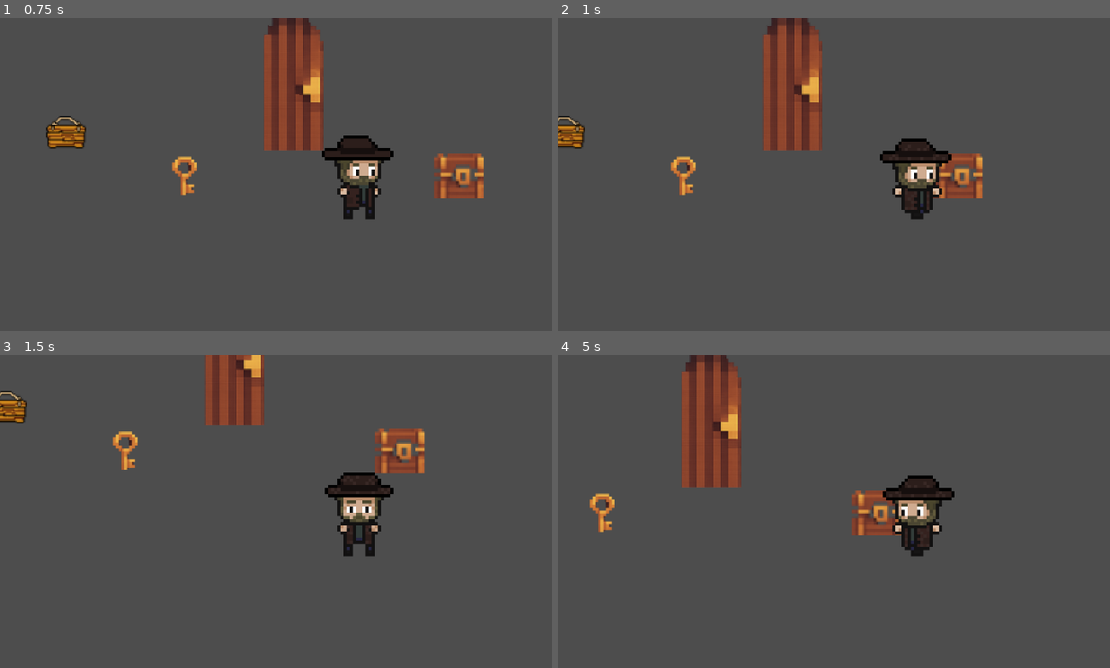
Above: before the commit, frames 1-4 (two rows, left to right).
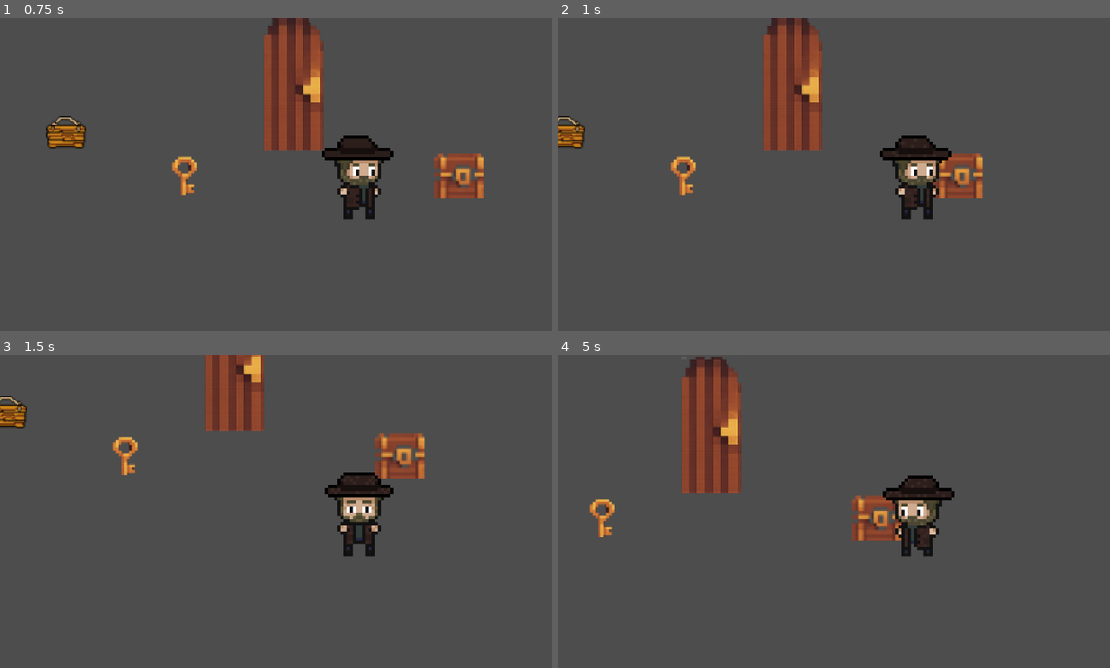
Above: after the commit, the same moments.

Repository: Flagos21/MinimalGames001
Game: Godot game, scene res://scenes/main.tscn
Two runs of this game, one before a commit and one after it. Both use one fixed random seed, a clock stepped at 60 frames per second and the inputs below.
Inputs:
- Up to frame 1 (0.75 s): hold D (move_right) from 0.53 s (still down); tap E (interact) at 0.6 s
- Up to frame 2 (1 s): keep holding D (move_right)
- Up to frame 3 (1.5 s): tap Enter at 1.25 s; release D (move_right) at 1.28 s; hold S (move_down) from 1.28 s (still down); tap E (interact) at 1.35 s
- Up to frame 4 (5 s): release S (move_down) at 2.03 s; hold D (move_right) 2.03-2.78 s; hold Shift (sprint) 2.03-2.78 s; tap E (interact) at 2.3, 2.85, 3.6, 4.55 s; hold W (move_up) 2.78-3.53 s; hold A (move_left) from 3.53 s (still down); tap Escape (ui_cancel) at 4.15 s; tap Shift (sprint) at 4.35 s

Frame 1 is identical in both runs. In frame 2, 1.1% of the frame differs, in the area x 58-72%, y 37-65%; in frame 3, 2.0%, in the area x 0-78%, y 0-40%; in frame 4, 2.0%.

Commit message:
fix: correcciones de player con colisiones e interacciones
Se corrige animaciones del player al realizar interacciones de dialogo y cuando colisiona

Diff:
--- a/scripts/player/player.gd
+++ b/scripts/player/player.gd
@@ -43,23 +43,58 @@
 		interactable_in_range = null
 
 func show_message_box(message: String):
+	# 1. Mostramos la UI y cambiamos el estado.
 	message_box.get_node("PanelContainer/Label").text = message
 	message_box.visible = true
 	current_state = State.UI
+	# 2. Forzamos la detención COMPLETA del jugador.
+	#    Esto asegura que get_input() no interfiera en este mismo frame.
+	velocity = Vector2.ZERO
+	direction = Vector2.ZERO
+	# 3. Forzamos la animación de reposo correcta.
+	#    Ahora, nada podrá anular esta animación en este frame.
+	var sprite := $Sprite
+	if last_direction.y < 0:
+		sprite.play("BackIdle")
+	elif last_direction.y > 0:
+		sprite.play("FrontIdle")
+	elif last_direction.x != 0:
+		sprite.play("SideIdle")
+		sprite.flip_h = last_direction.x < 0
 
 func _physics_process(delta):
+	# El 'match' funciona como un interruptor que dirige el flujo del código
+	# basándose en el estado actual del jugador. Esto asegura que solo se
+	# ejecute la lógica relevante (mover o manejar UI), previniendo conflictos.
 	match current_state:
+
 		State.MOVE:
+			# Patrón de "Salida Temprana" (Early Exit). Damos prioridad a la interacción.
+			# Si el jugador presiona 'interactuar' y hay un objeto en rango,
+			# gestionamos esa interacción primero.
 			if Input.is_action_just_pressed("interact") and interactable_in_range != null:
+				# Delegamos la lógica específica al objeto con el que interactuamos.
 				interactable_in_range.interact(self)
+
+				# 'return' detiene la ejecución de _physics_process para este frame.
+				# Esto evita que la lógica de movimiento (get_input, update_animation)
+				# se ejecute y anule el estado/animación de "Idle" que se acaba de establecer.
+				return
+
+			# Este bloque de código solo se alcanza si la condición de arriba fue falsa.
+			# Representa el comportamiento normal del jugador cuando no está interactuando.
 			get_input()
 			move_and_slide()
 			update_animation()
 			# update_held_item_visual()
+
 		State.UI:
-			# Se cierra el mensaje/sign con "interact" (E) O con "ui_cancel" (Escape)
+			# Cuando el estado es UI, la única responsabilidad del jugador es escuchar
+			# la señal para cerrar la ventana, ignorando cualquier otra entrada.
 			if Input.is_action_just_pressed("interact") or Input.is_action_just_pressed("ui_cancel"):
+				# Ocultamos la caja de mensajes.
 				message_box.visible = false
+				# Devolvemos el control al jugador restaurando el estado de movimiento.
 				current_state = State.MOVE
 
 func get_input():
@@ -86,15 +121,28 @@
 func update_animation():
 	var sprite := $Sprite
 
-	if direction != Vector2.ZERO:
+	# ¿Está el jugador intentando moverse pero está físicamente atascado?
+	# `direction != Vector2.ZERO` comprueba la INTENCIÓN.
+	# `velocity.is_zero_approx()` comprueba la REALIDAD después de la física.
+	var is_stuck = direction != Vector2.ZERO and velocity.is_zero_approx()
+
+	# Si el jugador está quieto (o atascado), mostramos la animación de Idle.
+	if direction == Vector2.ZERO or is_stuck:
+		if last_direction.y < 0:
+			sprite.play("BackIdle")
+		elif last_direction.y > 0:
+			sprite.play("FrontIdle")
+		elif last_direction.x != 0:
+			sprite.play("SideIdle")
+			sprite.flip_h = last_direction.x < 0
+	# Si no, el jugador se está moviendo de verdad, así que mostramos la animación de movimiento.
+	else:
 		# Movimiento hacia arriba
 		if direction.y < 0:
 			sprite.play("BackSprint" if is_running else "BackWalk")
-
 		# Movimiento hacia abajo
 		elif direction.y > 0:
 			sprite.play("FrontSprint" if is_running else "FrontWalk")
-
 		# Movimiento lateral (predomina si direction.x ≠ 0)
 		elif direction.x != 0:
 			sprite.play("SideSprint" if is_running else "SideWalk")
@@ -102,13 +150,3 @@
 		# Flip horizontal solo para movimiento lateral
 		if direction.x != 0:
 			sprite.flip_h = direction.x < 0
-
-	else:
-		# Reposo: usar última dirección
-		if last_direction.y < 0:
-			sprite.play("BackIdle")
-		elif last_direction.y > 0:
-			sprite.play("FrontIdle")
-		elif last_direction.x != 0:
-			sprite.play("SideIdle")
-			sprite.flip_h = last_direction.x < 0
